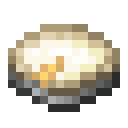
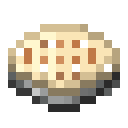
Before/after of a 128×128 layered artwork. What changed in the layer stack:
added layer "sweetpotato pie" above "cream topping" over [16, 40, 112, 80]
hid "cottagepie inner" over [32, 56, 64, 88]
hid "cottagepie outer" over [8, 24, 120, 96]
hid "cottagepie trim" over [16, 72, 120, 104]
showed "Cobbler main" over [8, 24, 120, 104]
showed "Trim" over [16, 72, 120, 104]
